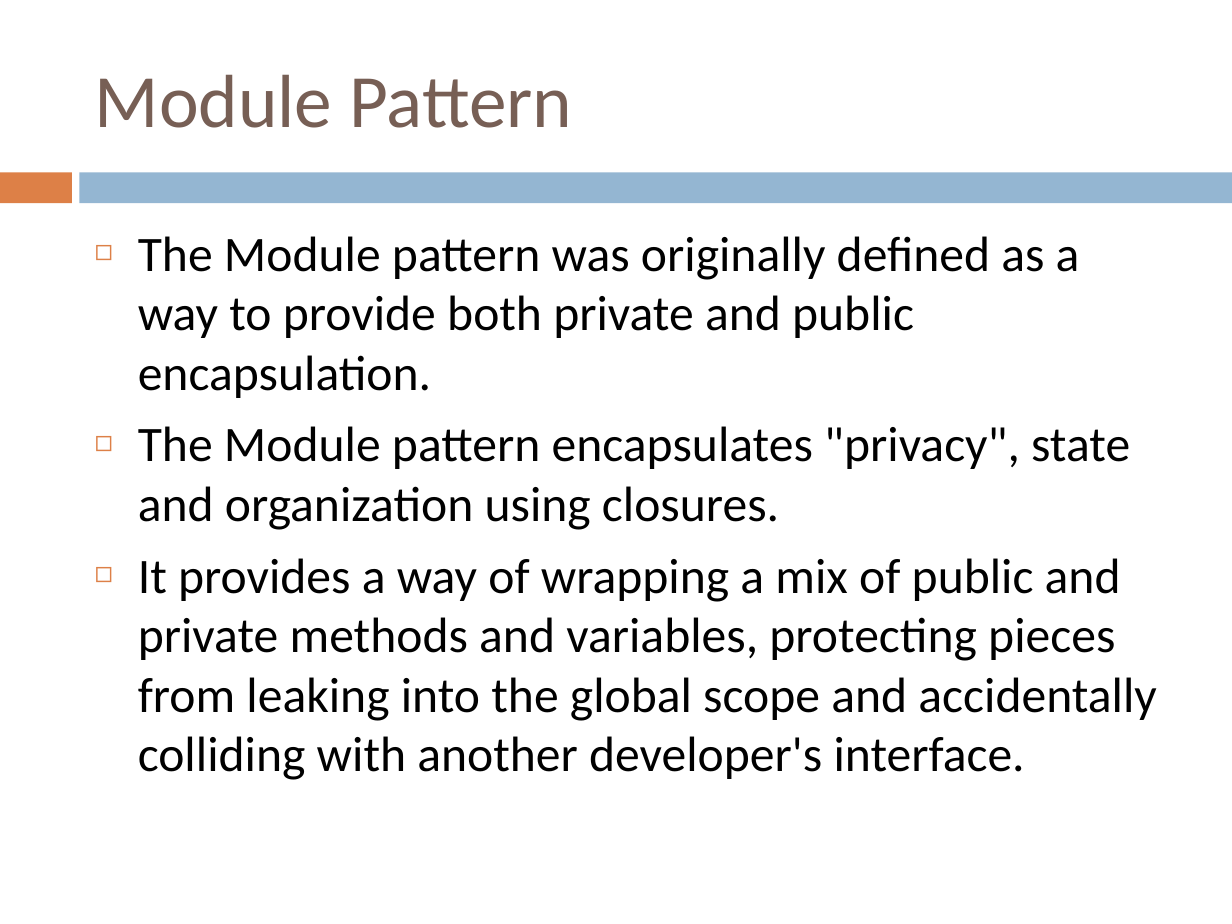
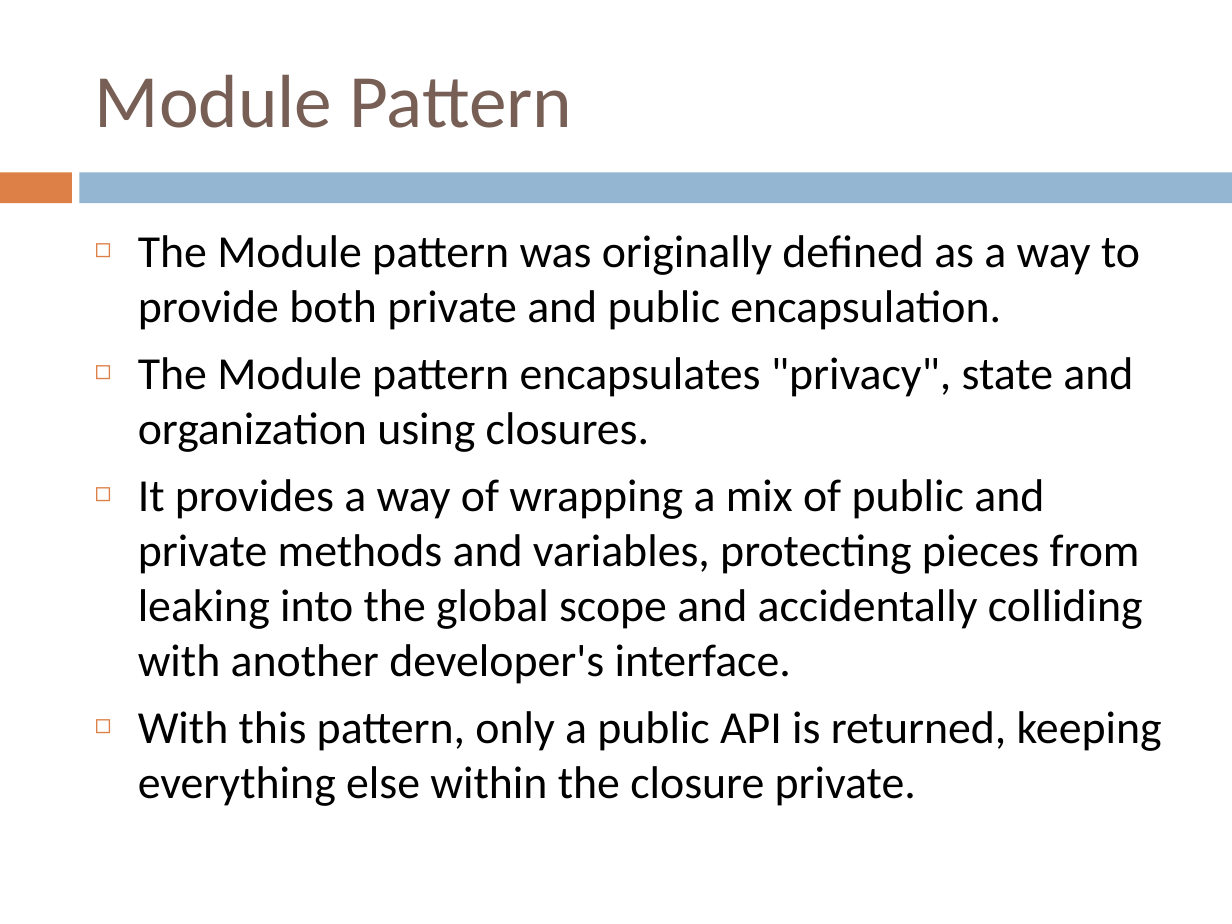
Before and after one commit to yedukondalurd/PPT, a slide deck: slide 31 of Advanced Javascript Day-1.pptx. Drawn at 1232x924 pixels with LibreOffice and Linux fonts; fonts in the diff are those of the drawing. Boxes give left, top, right and bottom in pixels: in the first picture for what was removed or moved away, otherwise in the second. Text is boxed around its words. In the diff, an @@ line names an element or a change of style, - is before the commit and + after.

```diff
--- a/Advanced Javascript Day-1.pptx
+++ b/Advanced Javascript Day-1.pptx
@@ text at (x1=138, y1=235, x2=1143, y2=684): size 29 to 26.8 pt in "The Module pattern was originally defined as ...", "The Module pattern encapsulates "privacy", state and ...", "It provides a way of wrapping a ..." @@
@@ text at (x1=138, y1=711, x2=1162, y2=806): paragraph added @@
+◻ With this pattern, only a public API is returned, keeping everything else within the closure private.
```
Also in this commit, not shown: 5 other slides changed, 9 other files.
